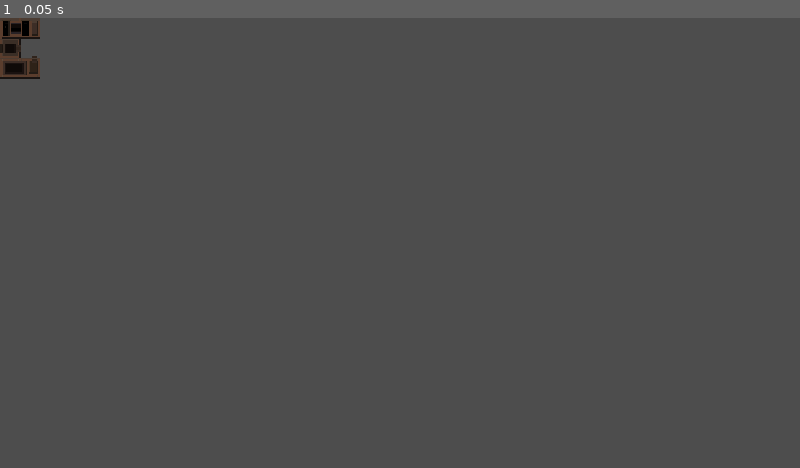
Above: before the commit, frame 1.
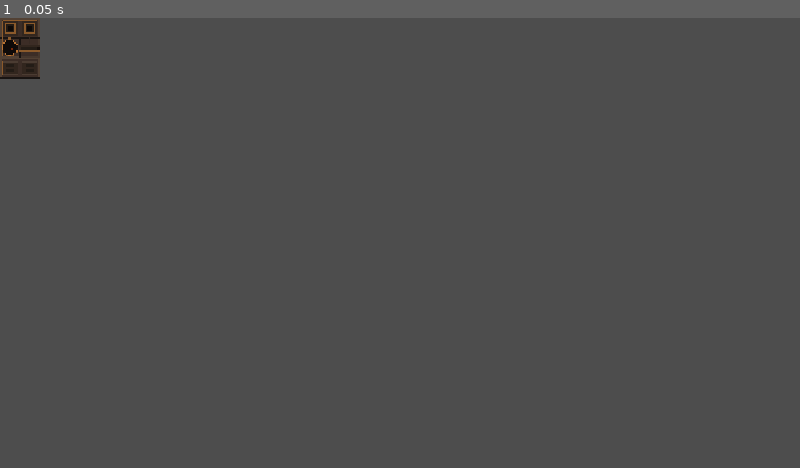
Above: after the commit, the same moment.

Repository: Magorx/NightShift
Game: Godot game, scene res://buildings/smelter/smelter.tscn
Same seed, same stepped clock (60 frames per second), same inputs: the game is played once before the commit and once after it. This scene is started directly instead of the project's main scene.
Inputs:
- Up to frame 1 (0.05 s): no input

The runs differ from the first frame. In frame 1, 0.4% of the frame differs, in the area x 0-5%, y 0-14%.

Commit message:
new sprites

Diff:
--- a/buildings/coal_burner/coal_burner.tscn
+++ b/buildings/coal_burner/coal_burner.tscn
@@ -1,50 +1,51 @@
-[gd_scene load_steps=21 format=3 uid="uid://c63p8mesdlobv"]
+[gd_scene load_steps=22 format=3 uid="uid://c63p8mesdlobv"]
 
 [ext_resource type="Script" uid="uid://bin0jseievhun" path="res://buildings/shared/building_base.gd" id="1"]
 [ext_resource type="Script" uid="uid://if7djmve2kw3" path="res://buildings/shared/shape_cell.gd" id="2"]
 [ext_resource type="Script" uid="uid://c6i5t6ha2ld6t" path="res://buildings/shared/input_cell.gd" id="3"]
 [ext_resource type="Script" uid="uid://brkoaxdxul3a0" path="res://buildings/shared/building_arrow.gd" id="5"]
-[ext_resource type="Texture2D" uid="uid://b2of7llhfonpv" path="res://buildings/coal_burner/sprites/main-Sheet.png" id="5_wcmba"]
 [ext_resource type="Script" uid="uid://b3j5yw3ptf61h" path="res://buildings/coal_burner/coal_burner_logic.gd" id="6"]
+[ext_resource type="Texture2D" path="res://buildings/coal_burner/sprites/main-base.png" id="7_base"]
+[ext_resource type="Texture2D" path="res://buildings/coal_burner/sprites/main-top.png" id="7_top"]
 
-[sub_resource type="AtlasTexture" id="AtlasTexture_8mflb"]
-atlas = ExtResource("5_wcmba")
-region = Rect2(0, 64, 64, 32)
-
-[sub_resource type="AtlasTexture" id="AtlasTexture_t63fj"]
-atlas = ExtResource("5_wcmba")
-region = Rect2(64, 64, 64, 32)
-
-[sub_resource type="AtlasTexture" id="AtlasTexture_ohaam"]
-atlas = ExtResource("5_wcmba")
-region = Rect2(128, 64, 64, 32)
-
-[sub_resource type="AtlasTexture" id="AtlasTexture_5rxbj"]
-atlas = ExtResource("5_wcmba")
-region = Rect2(192, 64, 64, 32)
-
-[sub_resource type="AtlasTexture" id="AtlasTexture_k2bgb"]
-atlas = ExtResource("5_wcmba")
+[sub_resource type="AtlasTexture" id="AtlasTexture_bi0"]
+atlas = ExtResource("7_base")
 region = Rect2(0, 0, 64, 32)
 
-[sub_resource type="AtlasTexture" id="AtlasTexture_mexkc"]
-atlas = ExtResource("5_wcmba")
+[sub_resource type="AtlasTexture" id="AtlasTexture_bi1"]
+atlas = ExtResource("7_base")
 region = Rect2(64, 0, 64, 32)
 
-[sub_resource type="SpriteFrames" id="SpriteFrames_0egua"]
+[sub_resource type="AtlasTexture" id="AtlasTexture_ba0"]
+atlas = ExtResource("7_base")
+region = Rect2(128, 0, 64, 32)
+
+[sub_resource type="AtlasTexture" id="AtlasTexture_ba1"]
+atlas = ExtResource("7_base")
+region = Rect2(192, 0, 64, 32)
+
+[sub_resource type="AtlasTexture" id="AtlasTexture_ba2"]
+atlas = ExtResource("7_base")
+region = Rect2(256, 0, 64, 32)
+
+[sub_resource type="AtlasTexture" id="AtlasTexture_ba3"]
+atlas = ExtResource("7_base")
+region = Rect2(320, 0, 64, 32)
+
+[sub_resource type="SpriteFrames" id="SpriteFrames_base"]
 animations = [{
 "frames": [{
 "duration": 1.0,
-"texture": SubResource("AtlasTexture_8mflb")
+"texture": SubResource("AtlasTexture_ba0")
 }, {
 "duration": 1.0,
-"texture": SubResource("AtlasTexture_t63fj")
+"texture": SubResource("AtlasTexture_ba1")
 }, {
 "duration": 1.0,
-"texture": SubResource("AtlasTexture_ohaam")
+"texture": SubResource("AtlasTexture_ba2")
 }, {
 "duration": 1.0,
-"texture": SubResource("AtlasTexture_5rxbj")
+"texture": SubResource("AtlasTexture_ba3")
 }],
 "loop": true,
 "name": &"active",
@@ -52,54 +53,54 @@
 }, {
 "frames": [{
 "duration": 1.0,
-"texture": SubResource("AtlasTexture_k2bgb")
+"texture": SubResource("AtlasTexture_bi0")
 }, {
 "duration": 1.0,
-"texture": SubResource("AtlasTexture_mexkc")
+"texture": SubResource("AtlasTexture_bi1")
 }],
 "loop": true,
 "name": &"idle",
 "speed": 2.0
 }]
 
-[sub_resource type="AtlasTexture" id="AtlasTexture_o30jh"]
-atlas = ExtResource("5_wcmba")
-region = Rect2(0, 96, 64, 32)
+[sub_resource type="AtlasTexture" id="AtlasTexture_ti0"]
+atlas = ExtResource("7_top")
+region = Rect2(0, 0, 64, 32)
 
-[sub_resource type="AtlasTexture" id="AtlasTexture_464v3"]
-atlas = ExtResource("5_wcmba")
-region = Rect2(64, 96, 64, 32)
+[sub_resource type="AtlasTexture" id="AtlasTexture_ti1"]
+atlas = ExtResource("7_top")
+region = Rect2(64, 0, 64, 32)
 
-[sub_resource type="AtlasTexture" id="AtlasTexture_r54qx"]
-atlas = ExtResource("5_wcmba")
-region = Rect2(128, 96, 64, 32)
+[sub_resource type="AtlasTexture" id="AtlasTexture_ta0"]
+atlas = ExtResource("7_top")
+region = Rect2(128, 0, 64, 32)
 
-[sub_resource type="AtlasTexture" id="AtlasTexture_8hqg6"]
-atlas = ExtResource("5_wcmba")
-region = Rect2(192, 96, 64, 32)
+[sub_resource type="AtlasTexture" id="AtlasTexture_ta1"]
+atlas = ExtResource("7_top")
+region = Rect2(192, 0, 64, 32)
 
-[sub_resource type="AtlasTexture" id="AtlasTexture_p04wu"]
-atlas = ExtResource("5_wcmba")
-region = Rect2(0, 32, 64, 32)
+[sub_resource type="AtlasTexture" id="AtlasTexture_ta2"]
+atlas = ExtResource("7_top")
+region = Rect2(256, 0, 64, 32)
 
-[sub_resource type="AtlasTexture" id="AtlasTexture_56gal"]
-atlas = ExtResource("5_wcmba")
-region = Rect2(64, 32, 64, 32)
+[sub_resource type="AtlasTexture" id="AtlasTexture_ta3"]
+atlas = ExtResource("7_top")
+region = Rect2(320, 0, 64, 32)
 
-[sub_resource type="SpriteFrames" id="SpriteFrames_2s72c"]
+[sub_resource type="SpriteFrames" id="SpriteFrames_top"]
 animations = [{
 "frames": [{
 "duration": 1.0,
-"texture": SubResource("AtlasTexture_o30jh")
+"texture": SubResource("AtlasTexture_ta0")
 }, {
 "duration": 1.0,
-"texture": SubResource("AtlasTexture_464v3")
+"texture": SubResource("AtlasTexture_ta1")
 }, {
 "duration": 1.0,
-"texture": SubResource("AtlasTexture_r54qx")
+"texture": SubResource("AtlasTexture_ta2")
 }, {
 "duration": 1.0,
-"texture": SubResource("AtlasTexture_8hqg6")
+"texture": SubResource("AtlasTexture_ta3")
 }],
 "loop": true,
 "name": &"active",
@@ -107,10 +108,10 @@
 }, {
 "frames": [{
 "duration": 1.0,
-"texture": SubResource("AtlasTexture_p04wu")
+"texture": SubResource("AtlasTexture_ti0")
 }, {
 "duration": 1.0,
-"texture": SubResource("AtlasTexture_56gal")
+"texture": SubResource("AtlasTexture_ti1")
 }],
 "loop": true,
 "name": &"idle",
--- a/buildings/smelter/smelter.tscn
+++ b/buildings/smelter/smelter.tscn
@@ -4,7 +4,6 @@
 [ext_resource type="Script" uid="uid://if7djmve2kw3" path="res://buildings/shared/shape_cell.gd" id="2"]
 [ext_resource type="Script" uid="uid://c6i5t6ha2ld6t" path="res://buildings/shared/input_cell.gd" id="3"]
 [ext_resource type="Script" uid="uid://d1ccegqp5sslp" path="res://buildings/shared/output_cell.gd" id="4"]
-[ext_resource type="Script" uid="uid://brkoaxdxul3a0" path="res://buildings/shared/building_arrow.gd" id="5"]
 [ext_resource type="Script" uid="uid://dbaj4knyfgpst" path="res://buildings/smelter/converter.gd" id="6"]
 [ext_resource type="Script" uid="uid://cu412df6kqpv" path="res://buildings/smelter/smelter_progress.gd" id="7"]
 [ext_resource type="Texture2D" path="res://buildings/smelter/sprites/main-base.png" id="8_base"]
@@ -217,9 +216,6 @@
 
 [node name="BuildAnchor" type="Node2D" parent="Rotatable"]
 position = Vector2(0, 32)
-
-[node name="Arrow" type="Node2D" parent="Rotatable"]
-script = ExtResource("5")
 
 [node name="SpriteBottom" type="AnimatedSprite2D" parent="Rotatable"]
 texture_filter = 1
Not shown: 2 places in buildings/coal_burner/coal_burner.tscn that only renumber resources
Binary file changed: buildings/coal_burner/sprites/main-base.png
Binary file changed: buildings/coal_burner/sprites/main-top.png
Binary file changed: buildings/coal_burner/sprites/main.aseprite
Binary file changed: buildings/smelter/sprites/main-base.png
Binary file changed: buildings/smelter/sprites/main-top.png
Binary file changed: buildings/smelter/sprites/main.aseprite
Not shown, added: buildings/coal_burner/sprites/generate.lua
Not shown, added: buildings/smelter/sprites/generate.lua
